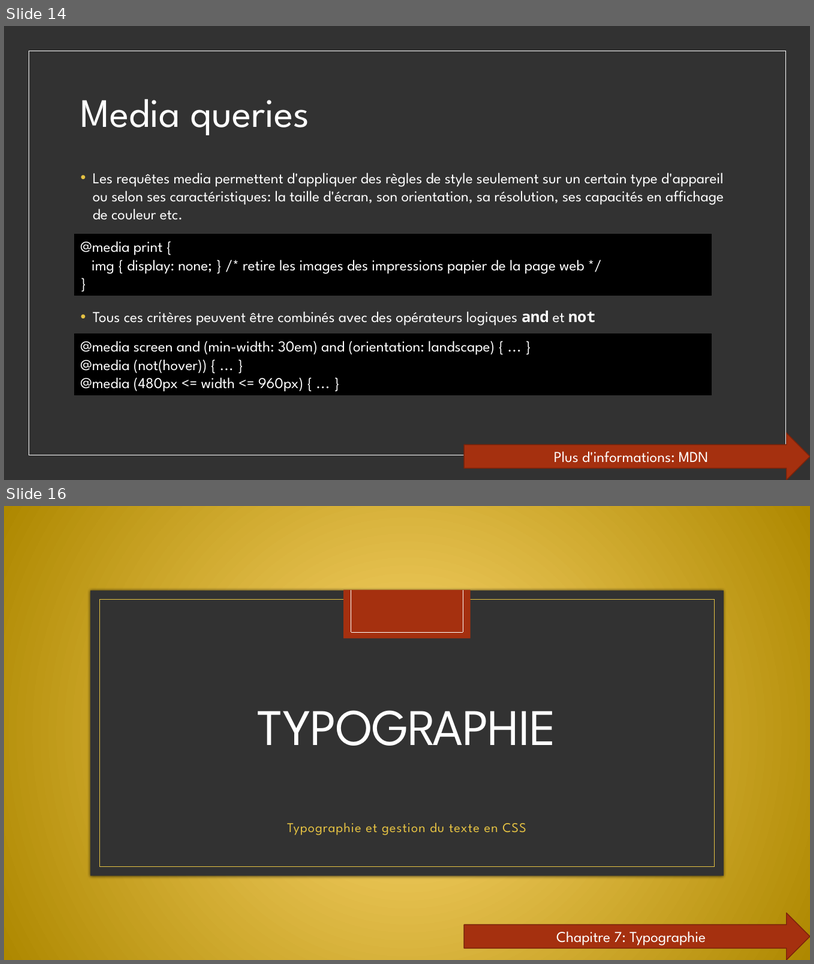
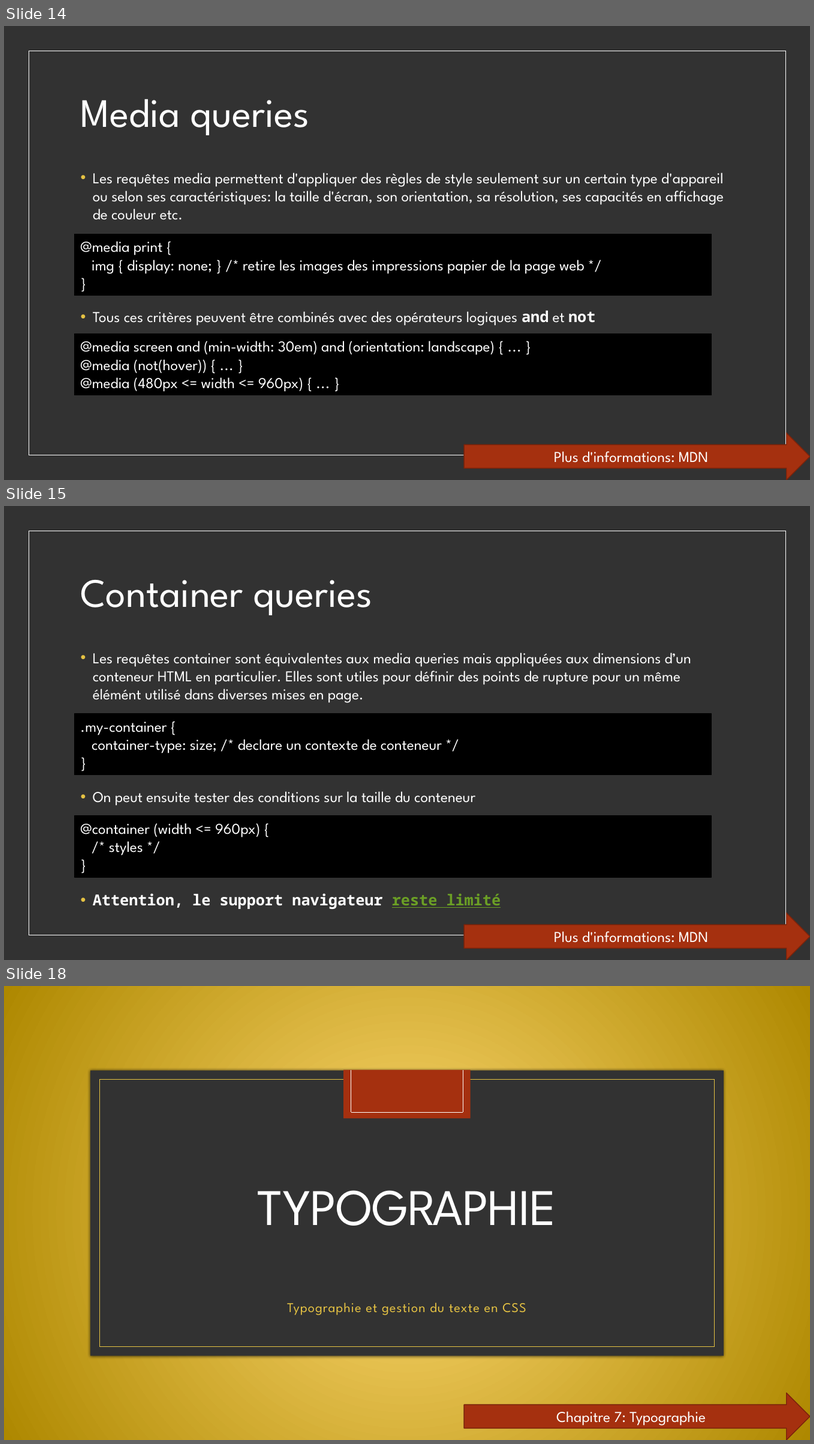
Before and after one commit to worldline/html-css-training, a slide deck: presenter_fr.pptx. Shown one above the other, each under a label of ours: slides 14 and 16 before the commit, slides 14, 15 and 18 after it; the slides between them are not shown. The pictures are 814x964 and 814x1444 pixels, drawn with LibreOffice and Linux fonts; fonts in the diff are those of the drawing; background and template pictures are left out. Boxes give left, top, right and bottom in pixels: in the first picture for what was removed or moved away, otherwise in the second. Text is boxed around its words. In the diff, an @@ line names an element or a change of style, - is before the commit and + after.

```diff
--- a/presenter_fr.pptx
+++ b/presenter_fr.pptx
@@ slide 15 added at (x1=4, y1=506, x2=810, y2=960), background #323232; not listed: 1 template element that a slide beside it also shows @@
@@ title added at (x1=81, y1=580, x2=373, y2=615), 48 pt, text #FFFFFF @@
+Container queries
@@ text added at (x1=93, y1=652, x2=692, y2=909), 18 pt, text #FFFFFF @@
+• Les requêtes container sont équivalentes aux media queries mais appliquées aux dimensions d’un conteneur HTML en particulier. Elles sont utiles pour définir des points de rupture pour un même élémént utilisé dans diverses mises en page.
+• On peut ensuite tester des conditions sur la taille du conteneur
+• Attention, le support navigateur reste limité
@@ rectangle added at (x1=75, y1=714, x2=712, y2=775), fill #000000, outline #000000 1 pt, 18 pt, text #FFFFFF @@
+.my-container {
+container-type: size; /* declare un contexte de conteneur */
+}
@@ rectangle added at (x1=75, y1=816, x2=712, y2=877), fill #000000, outline #000000 1 pt, 18 pt, text #FFFFFF @@
+@container (width <= 960px) {
+/* styles */
+}
@@ right arrow added at (x1=464, y1=913, x2=810, y2=960), fill #A5300F, outline #7A240B 1 pt, 18 pt, text #FFFFFF @@
+Plus d'informations: MDN
@@ what was slide 16 is now slide 18 @@
```
Also in this commit, not shown: 1 slide changed, 1 other slide added.
